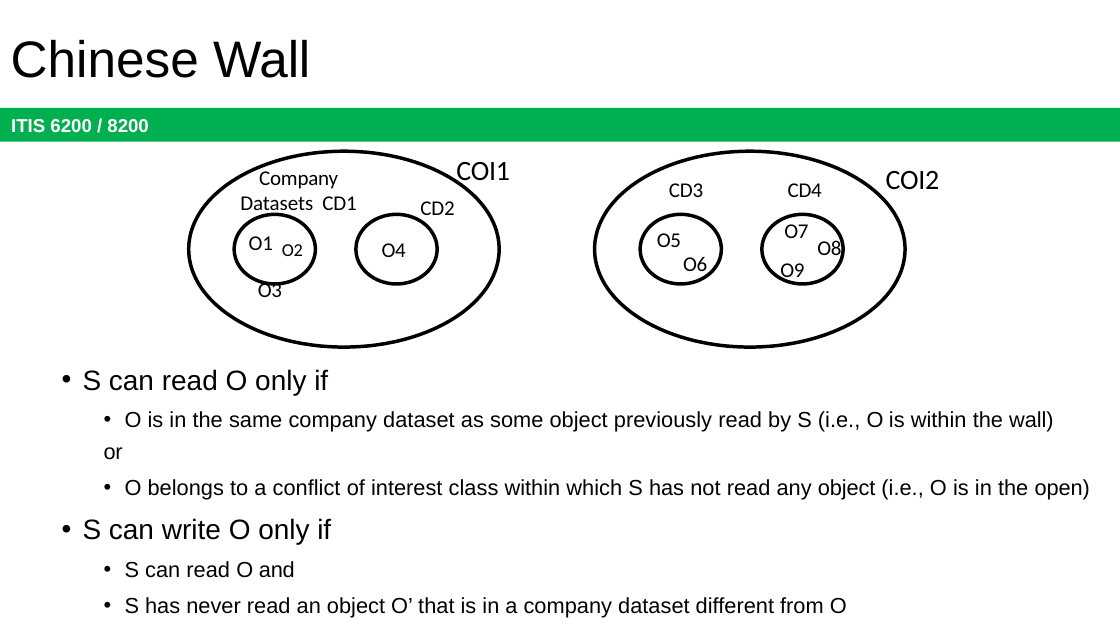
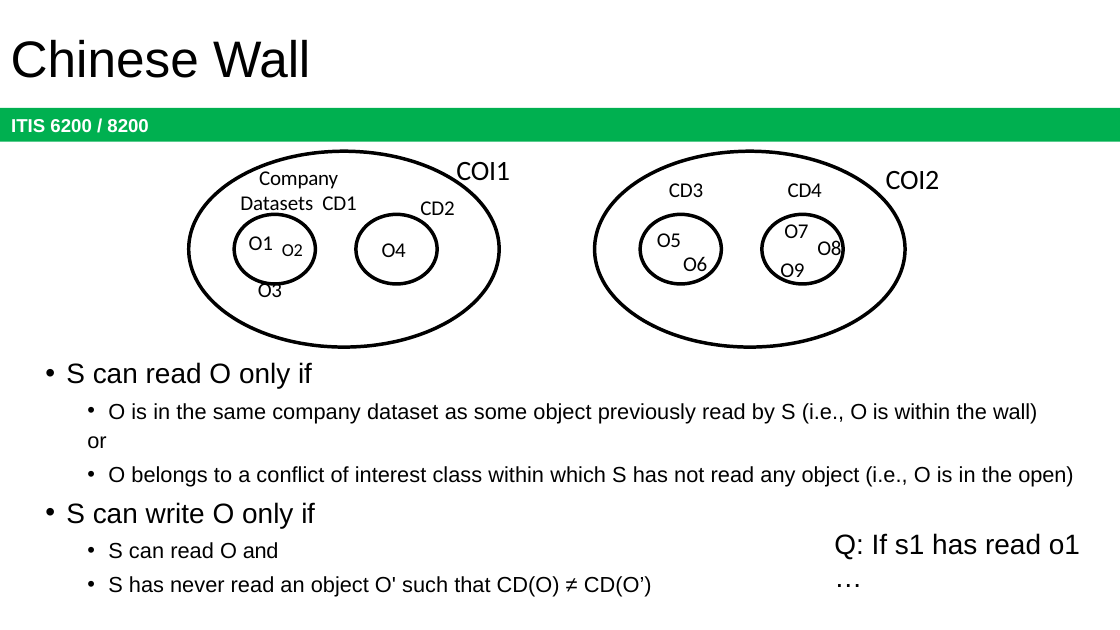
Before and after one commit to jx5c/github.io, a slide deck: slide 39 of teaching/ITIS6200/2023fa/lectures/lec09.pptx. Drawn at 1120x630 pixels with LibreOffice and Linux fonts; fonts in the diff are those of the drawing. Boxes give left, top, right and bottom in pixels: in the first picture for what was removed or moved away, otherwise in the second. Text is boxed around its words. In the diff, an @@ line names an element or a change of style, - is before the commit and + after.

```diff
--- a/teaching/ITIS6200/2023fa/lectures/lec09.pptx
+++ b/teaching/ITIS6200/2023fa/lectures/lec09.pptx
@@ text "S can read O only ...": place and size @@
-text "S can read O only ..." at <box>83,369,1090,618</box>
+text "S can read O only ..." at <box>66,362,1073,596</box>
@@ text at <box>66,362,1073,559</box>: line spacing 1.14 to 1.05 @@
@@ text added at <box>834,533,1080,559</box>, 18 pt, text #000000 @@
+Q: If s1 has read o1
+…
@@ text at <box>108,576,652,596</box>: text changed @@
-  • S has never read an object O’ that is in a company dataset different from O
+  • S has never read an object O' such that CD(O) ≠ CD(O’)
```
Also in this commit, not shown: 4 other slides changed, 40 other files.
